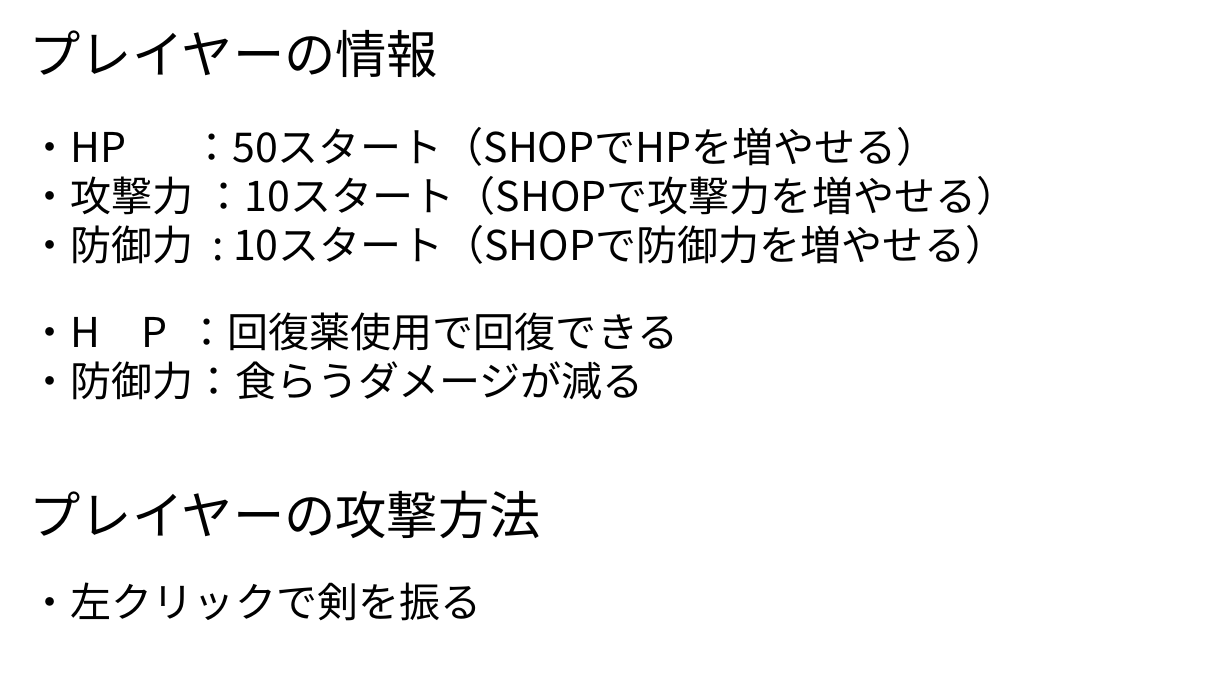
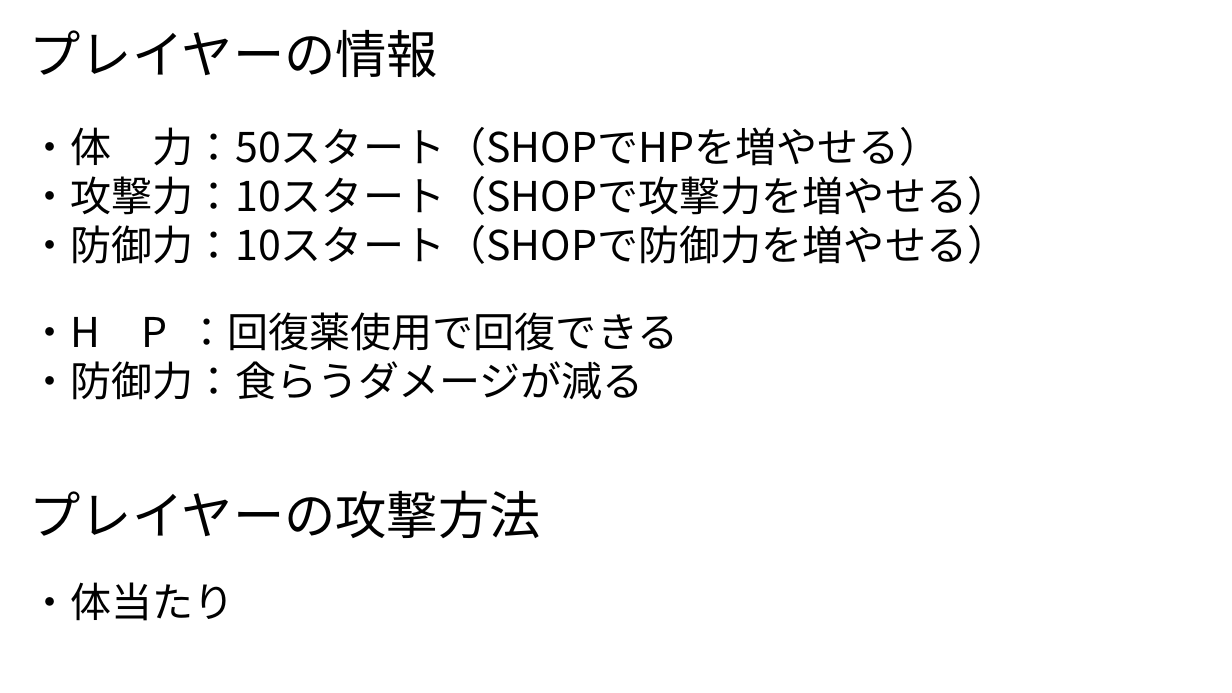
Before and after one commit to egawa110/unitykamo, a slide deck: slide 5 of 企画書.pptx. Drawn at 1232x693 pixels with LibreOffice and Linux fonts; fonts in the diff are those of the drawing. Boxes give left, top, right and bottom in pixels: in the first picture for what was removed or moved away, otherwise in the second. Text is boxed around its words. In the diff, an @@ line names an element or a change of style, - is before the commit and + after.

```diff
--- a/企画書.pptx
+++ b/企画書.pptx
@@ text at box(30, 127, 1009, 264): text changed @@
-・HP ：50スタート（SHOPでHPを増やせる）
-・攻撃力 ：10スタート（SHOPで攻撃力を増やせる）
-・防御力 : 10スタート（SHOPで防御力を増やせる）
+・体 力：50スタート（SHOPでHPを増やせる）
+・攻撃力：10スタート（SHOPで攻撃力を増やせる）
+・防御力：10スタート（SHOPで防御力を増やせる）
@@ text at box(30, 582, 235, 621): text changed @@
-・左クリックで剣を振る
+・体当たり
```
Also in this commit, not shown: 6 other slides changed, 11 other files.
